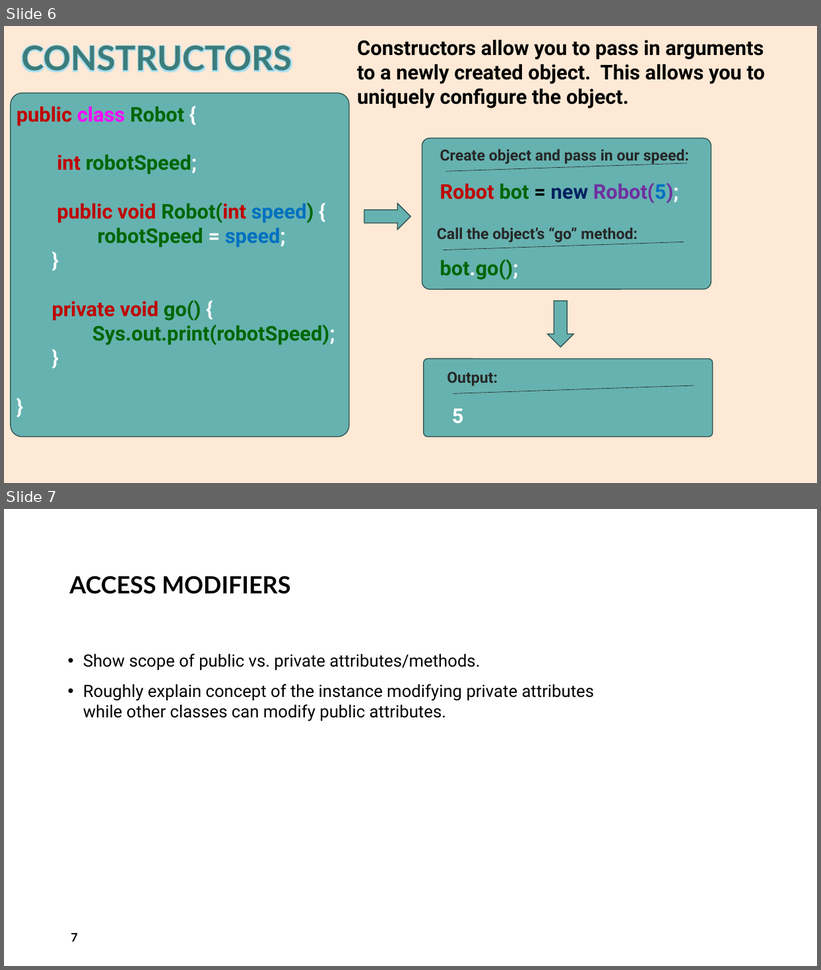
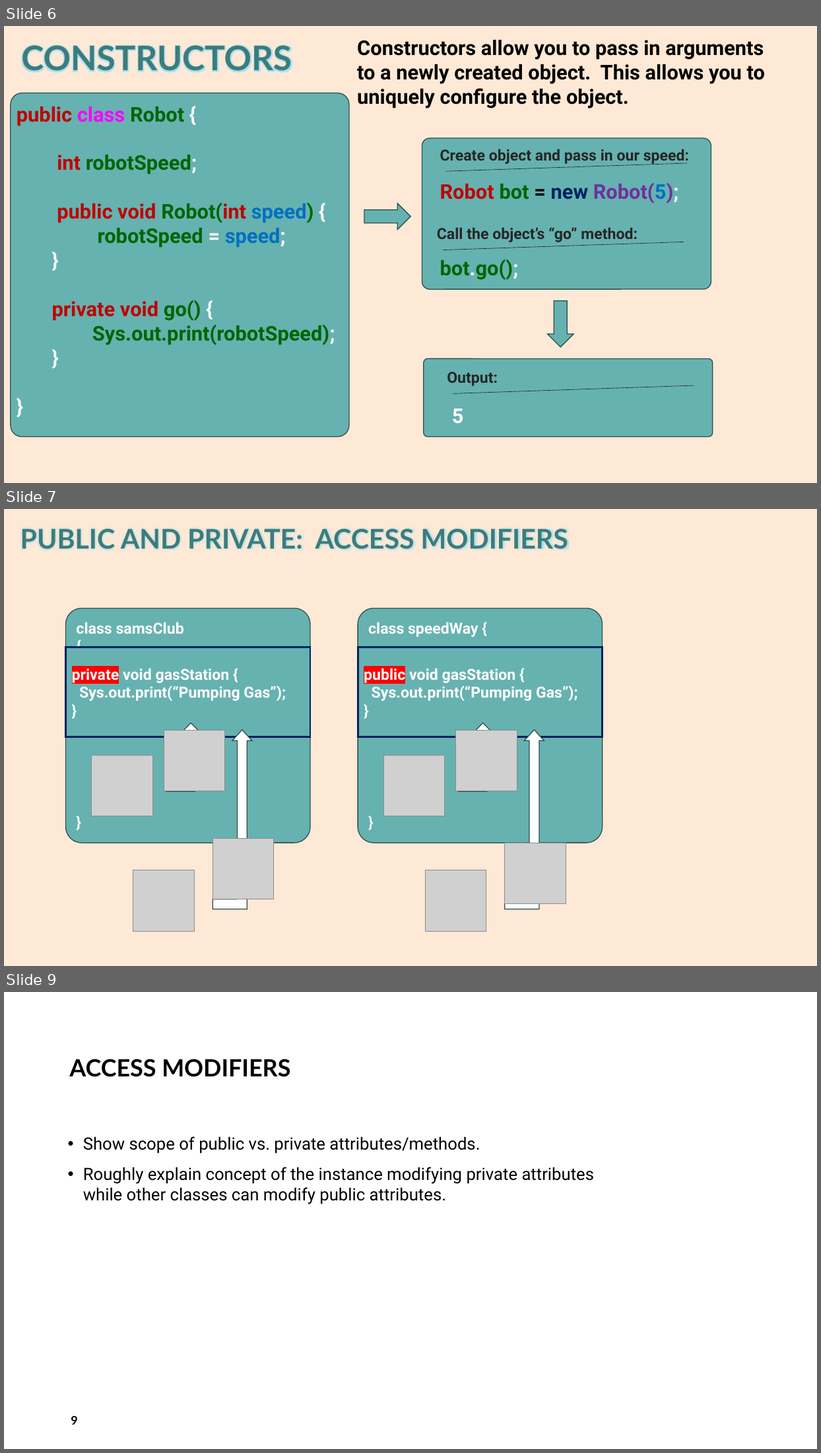
Before and after one commit to AlmightyHairball/RobotJavaClass2024, a slide deck: Presentation/Part-2.pptx. Shown one above the other, each under a label of ours: slides 6 and 7 before the commit, slides 6, 7 and 9 after it; the slides between them are not shown. The pictures are 821x970 and 821x1453 pixels, drawn with LibreOffice and Linux fonts; fonts in the diff are those of the drawing; grey boxes stand for pictures; background and template pictures are left out. Boxes give left, top, right and bottom in pixels: in the first picture for what was removed or moved away, otherwise in the second. Text is boxed around its words. In the diff, an @@ line names an element or a change of style, - is before the commit and + after.

Commit message:
Added an access modifiers slide to the part presentation.

```diff
--- a/Presentation/Part-2.pptx
+++ b/Presentation/Part-2.pptx
@@ slide 7 added at bbox=[4, 509, 817, 966], background #FDE9D5 @@
@@ title added at bbox=[20, 529, 568, 550], 32 pt, text #3C7C7B, bold @@
+PUBLIC AND PRIVATE: ACCESS MODIFIERS
@@ rounded rectangle added at bbox=[65, 609, 310, 843], fill #66B2B0, outline #2D4E4D 1 pt @@
@@ text added at bbox=[76, 622, 184, 634], 18 pt, text #FFFFFF, bold @@
+class samsClub {
@@ rounded rectangle added at bbox=[358, 609, 603, 843], fill #66B2B0, outline #2D4E4D 1 pt @@
@@ text added at bbox=[368, 622, 479, 637], 18 pt, text #FFFFFF, bold @@
+class speedWay {
@@ rectangle added at bbox=[65, 648, 310, 737], fill #66B2B0, outline #002060 2.25 pt, 18 pt, text #FFFFFF, bold @@
+private void gasStation {
+Sys.out.print(“Pumping Gas”);
+}
@@ rectangle added at bbox=[358, 648, 603, 737], fill #66B2B0, outline #002060 2.25 pt, 18 pt, text #FFFFFF, bold @@
+public void gasStation {
+Sys.out.print(“Pumping Gas”);
+}
@@ bent up arrow added at bbox=[166, 723, 199, 791], fill #FFFFFF, outline #2D4E4D 1 pt @@
@@ bent up arrow added at bbox=[459, 723, 491, 791], fill #FFFFFF, outline #2D4E4D 1 pt @@
@@ picture added at bbox=[164, 730, 225, 791] @@
@@ bent up arrow added at bbox=[213, 730, 252, 909], fill #FFFFFF, outline #2D4E4D 1 pt @@
@@ picture added at bbox=[456, 730, 517, 791] @@
@@ bent up arrow added at bbox=[505, 730, 544, 909], fill #FFFFFF, outline #2D4E4D 1 pt @@
@@ picture added at bbox=[92, 755, 153, 817] @@
@@ picture added at bbox=[384, 755, 445, 817] @@
@@ text added at bbox=[71, 810, 88, 834], 18 pt, text #FFFFFF, bold @@
+}
@@ text added at bbox=[362, 810, 380, 834], 18 pt, text #FFFFFF, bold @@
+}
@@ picture added at bbox=[213, 839, 274, 900] @@
@@ picture added at bbox=[505, 843, 566, 904] @@
@@ picture added at bbox=[133, 871, 194, 931] @@
@@ picture added at bbox=[426, 871, 486, 931] @@
@@ what was slide 7 is now slide 9 @@
@@ page number at bbox=[71, 1416, 77, 1425]: text changed @@
-7
+9
```
Also in this commit, not shown: 1 other slide added.
